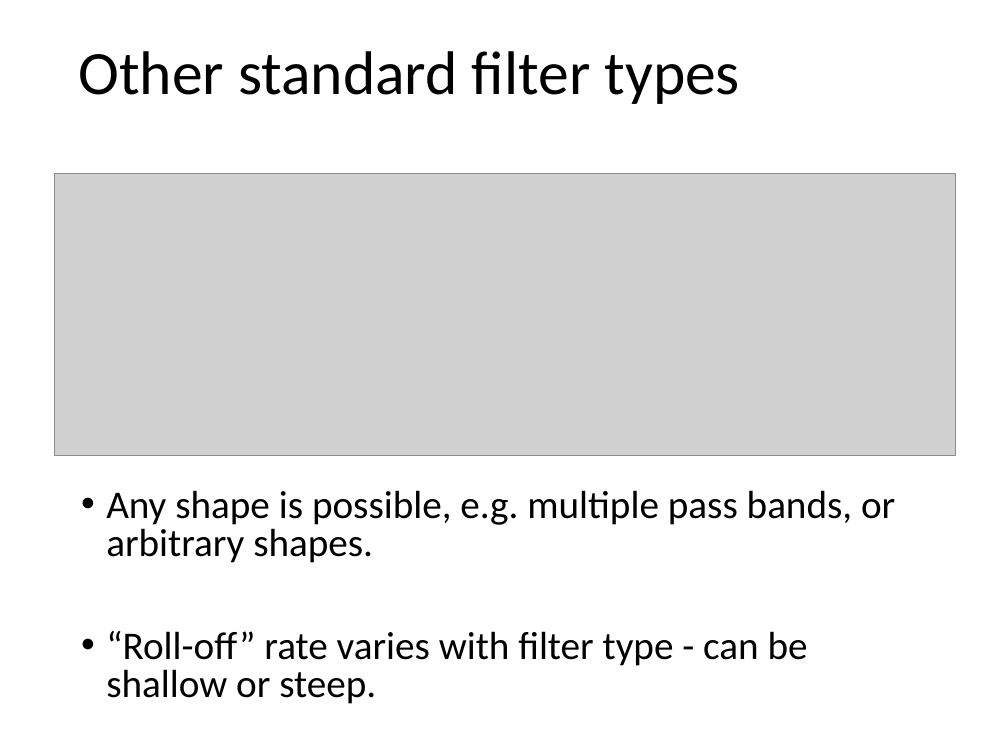
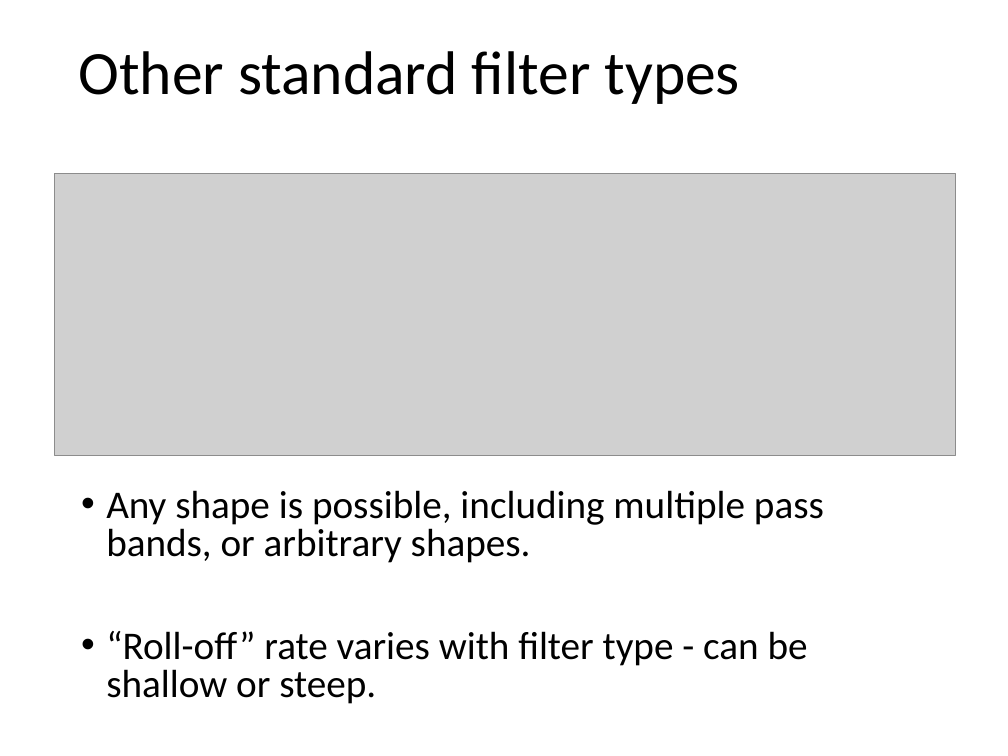
Before and after one commit to tomjhou/MathClassPythonCode, a slide deck: slide 30 of Class2/Lecture2 - Filtering.pptx (slide 23 before the commit). Drawn at 1008x756 pixels with LibreOffice and Linux fonts; fonts in the diff are those of the drawing; grey boxes stand for pictures. Boxes give left, top, right and bottom in pixels: in the first picture for what was removed or moved away, otherwise in the second. Text is boxed around its words. In the diff, an @@ line names an element or a change of style, - is before the commit and + after.

```diff
--- a/Class2/Lecture2 - Filtering.pptx
+++ b/Class2/Lecture2 - Filtering.pptx
@@ text at bbox=[106, 490, 824, 563]: text changed @@
-• Any shape is possible, e.g. multiple pass bands, or arbitrary shapes.
+• Any shape is possible, including multiple pass bands, or arbitrary shapes.
```
Also in this commit, not shown: 8 other slides changed, 15 slides added, 2 slides removed, 2 other files.
